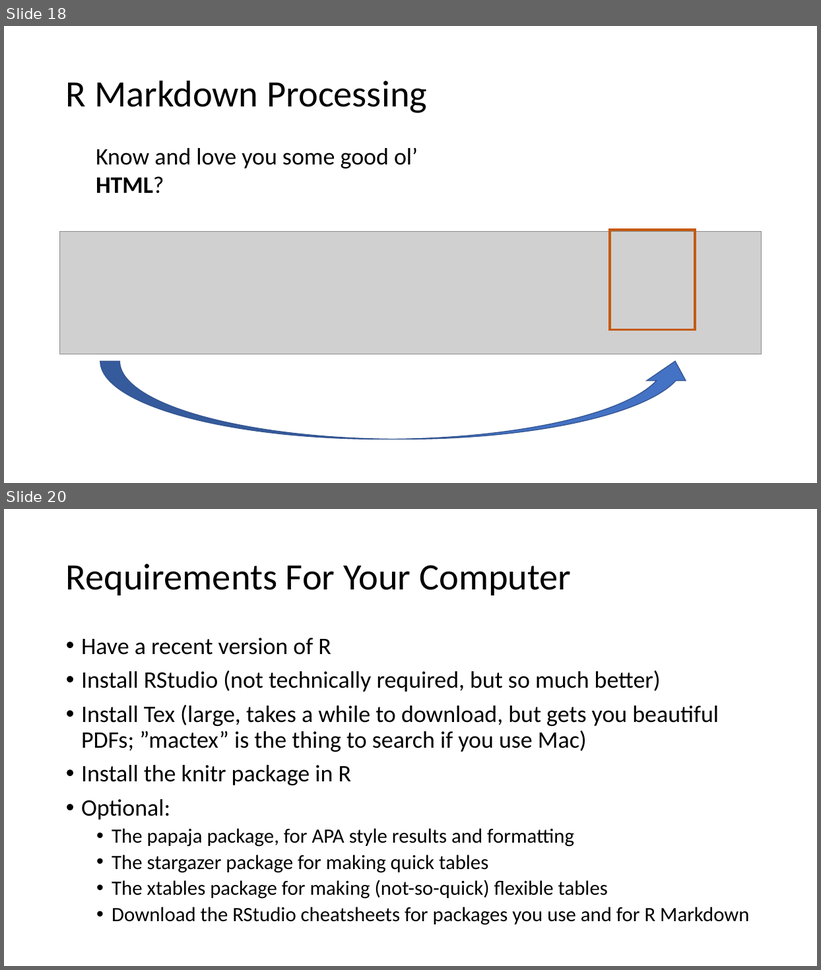
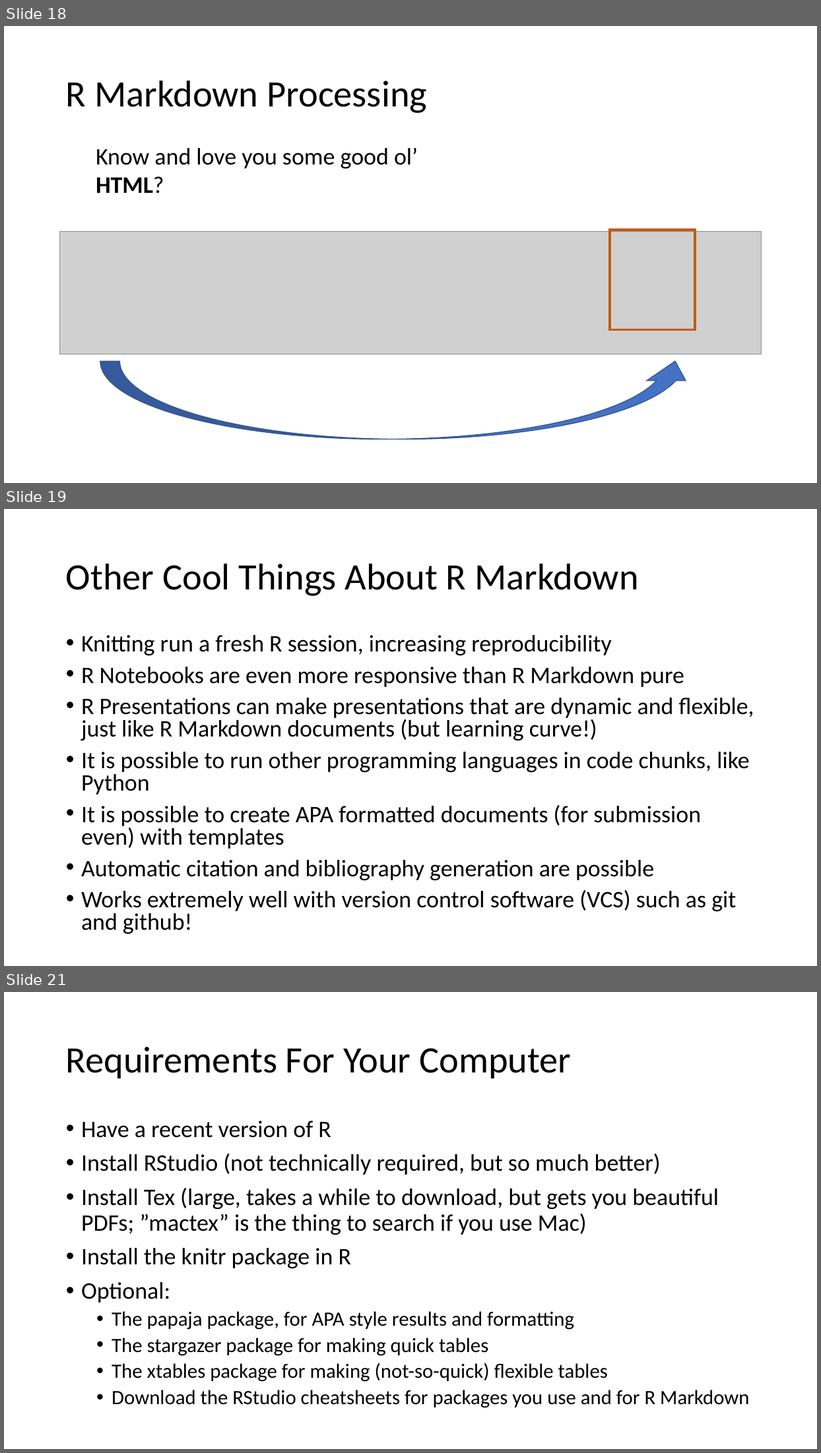
Before and after one commit to Cmell/BBMarkdownTalkSpring2018, a slide deck: MarkdownBBSp2018.pptx. Shown one above the other, each under a label of ours: slides 18 and 20 before the commit, slides 18, 19 and 21 after it; the slides between them are not shown. The pictures are 821x970 and 821x1453 pixels, drawn with LibreOffice and Linux fonts; fonts in the diff are those of the drawing; grey boxes stand for pictures. Boxes give left, top, right and bottom in pixels: in the first picture for what was removed or moved away, otherwise in the second. Text is boxed around its words. In the diff, an @@ line names an element or a change of style, - is before the commit and + after.

```diff
--- a/MarkdownBBSp2018.pptx
+++ b/MarkdownBBSp2018.pptx
@@ slide 19 added at (4, 509, 817, 966), background #FFFFFF @@
@@ title added at (66, 563, 638, 596), 44 pt, text #000000 @@
+Other Cool Things About R Markdown
@@ text added at (81, 635, 754, 934), 28 pt, text #000000 @@
+• Knitting run a fresh R session, increasing reproducibility
+• R Notebooks are even more responsive than R Markdown pure
+• R Presentations can make presentations that are dynamic and flexible, just like R Markdown documents (but learning curve!)
+• It is possible to run other programming languages in code chunks, like Python
+• It is possible to create APA formatted documents (for submission even) with templates
+• Automatic citation and bibliography generation are possible
+• Works extremely well with version control software (VCS) such as git and github!
@@ what was slide 20 is now slide 21 @@
```
Also in this commit, not shown: 1 slide changed, 3 other files.
